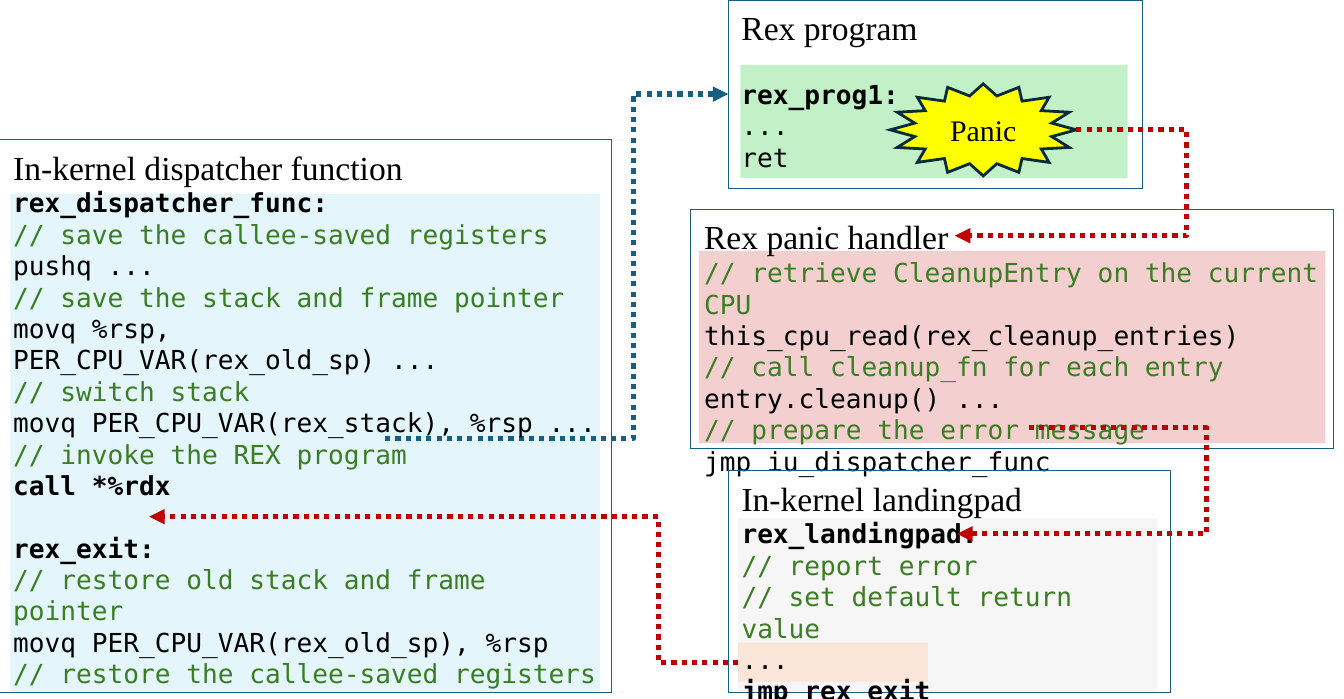
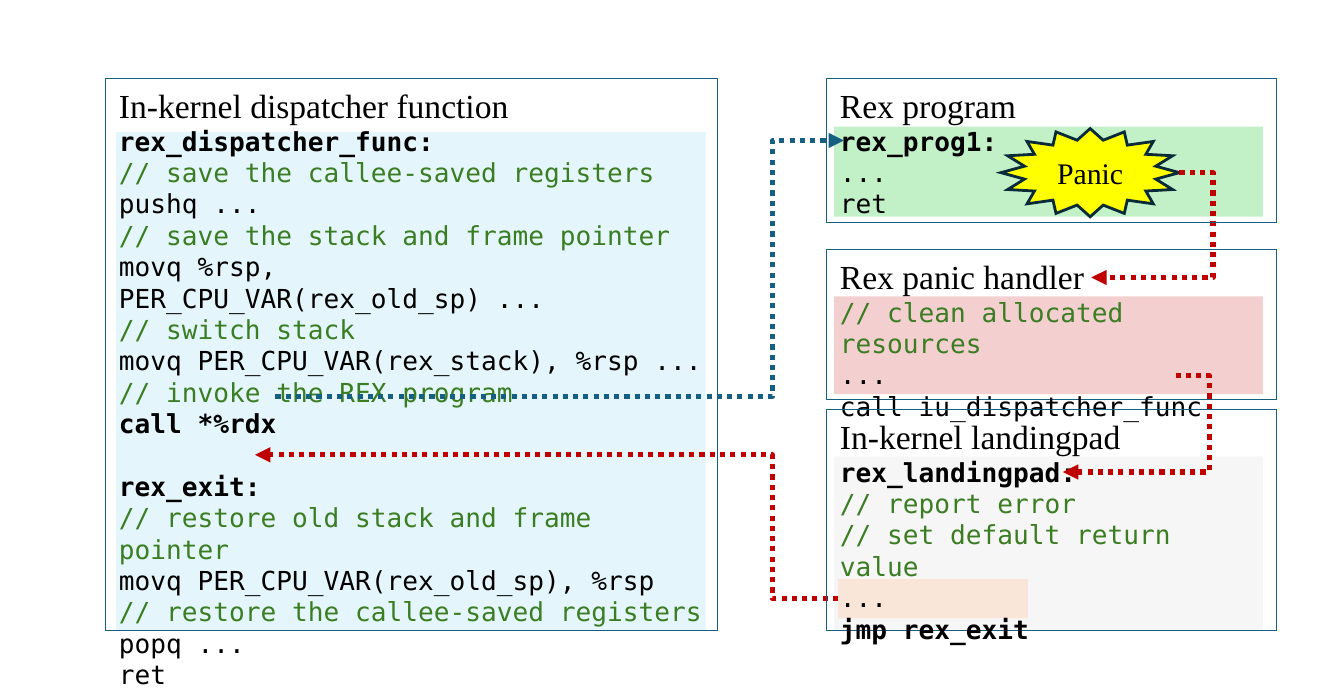
Before and after one commit to upgautamvt/publish-paper, a slide deck: slide 1 of figs/exception_handling.pptx. Drawn at 1344x699 pixels with LibreOffice and Linux fonts; fonts in the diff are those of the drawing. Boxes give left, top, right and bottom in pixels: in the first picture for what was removed or moved away, otherwise in the second. Text is boxed around its words. In the diff, an @@ line names an element or a change of style, - is before the commit and + after.

```diff
--- a/figs/exception_handling.pptx
+++ b/figs/exception_handling.pptx
@@ rectangle "In-kernel dispatcher function" moved from (x1=0, y1=140, x2=612, y2=692) to (x1=106, y1=78, x2=718, y2=630) @@
@@ rectangle "Rex program" resized from (x1=728, y1=0, x2=1142, y2=188) to (x1=827, y1=78, x2=1277, y2=223) @@
@@ rectangle moved from (x1=11, y1=194, x2=601, y2=692) to (x1=116, y1=132, x2=706, y2=630) @@
@@ elbow arrow moved from (386, 438) - (728, 94) to (276, 396) - (844, 141) @@
@@ rectangle resized from (x1=741, y1=65, x2=1128, y2=177) to (x1=835, y1=126, x2=1263, y2=216) @@
@@ star "Panic" resized from (x1=890, y1=83, x2=1077, y2=175) to (x1=1001, y1=129, x2=1180, y2=218) @@
@@ elbow arrow moved from (1077, 130) - (956, 235) to (1180, 172) - (1091, 277) @@
@@ rectangle "Rex panic handler" resized from (x1=691, y1=210, x2=1333, y2=448) to (x1=827, y1=249, x2=1277, y2=399) @@
@@ rectangle resized from (x1=699, y1=251, x2=1325, y2=444) to (x1=835, y1=297, x2=1263, y2=395) @@
@@ text in rectangle at (x1=840, y1=302, x2=1202, y2=421): text changed @@
-// retrieve CleanupEntry on the current CPU
-this_cpu_read(rex_cleanup_entries)
-// call cleanup_fn for each entry
-entry.cleanup() ...
-// prepare the error message
-jmp iu_dispatcher_func
+// clean allocated resources
+...
+call iu_dispatcher_func
@@ elbow arrow moved from (1030, 427) - (957, 534) to (1176, 375) - (1063, 472) @@
@@ rectangle "In-kernel landingpad" resized from (x1=728, y1=470, x2=1171, y2=692) to (x1=827, y1=409, x2=1277, y2=630) @@
@@ elbow arrow moved from (738, 663) - (149, 516) to (837, 598) - (255, 454) @@
@@ rectangle resized from (x1=738, y1=519, x2=1157, y2=694) to (x1=835, y1=457, x2=1263, y2=632) @@
@@ rectangle moved from (x1=738, y1=642, x2=927, y2=681) to (x1=839, y1=579, x2=1028, y2=618) @@
```
Also in this commit, not shown: 1 other file.
